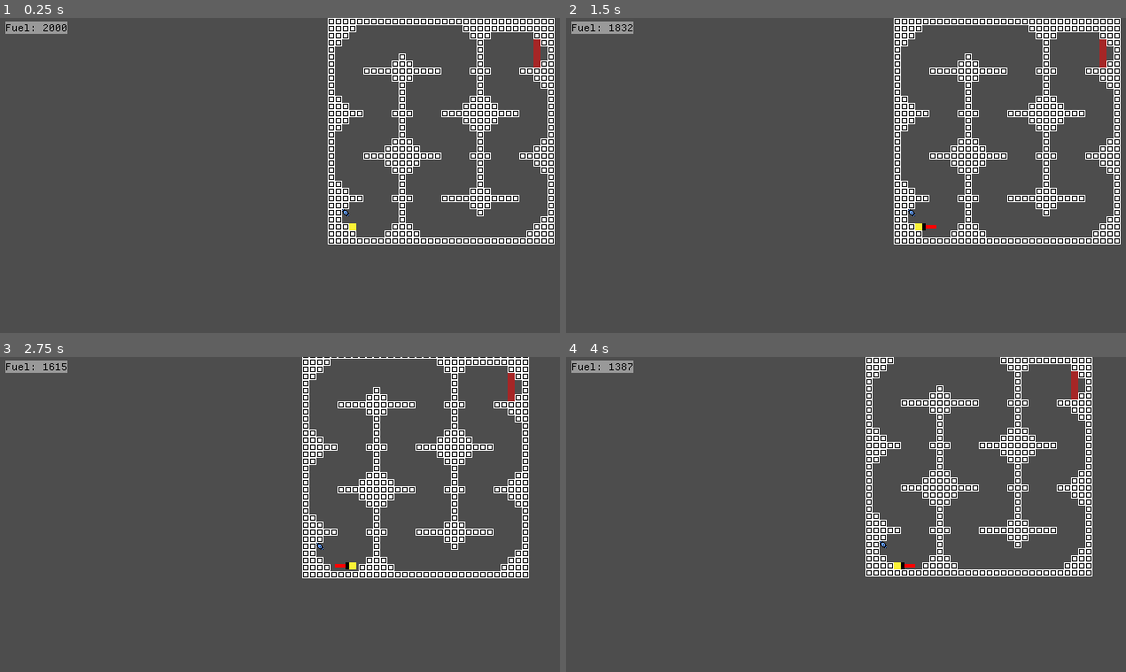
Above: before the commit, frames 1-4 (two rows, left to right).
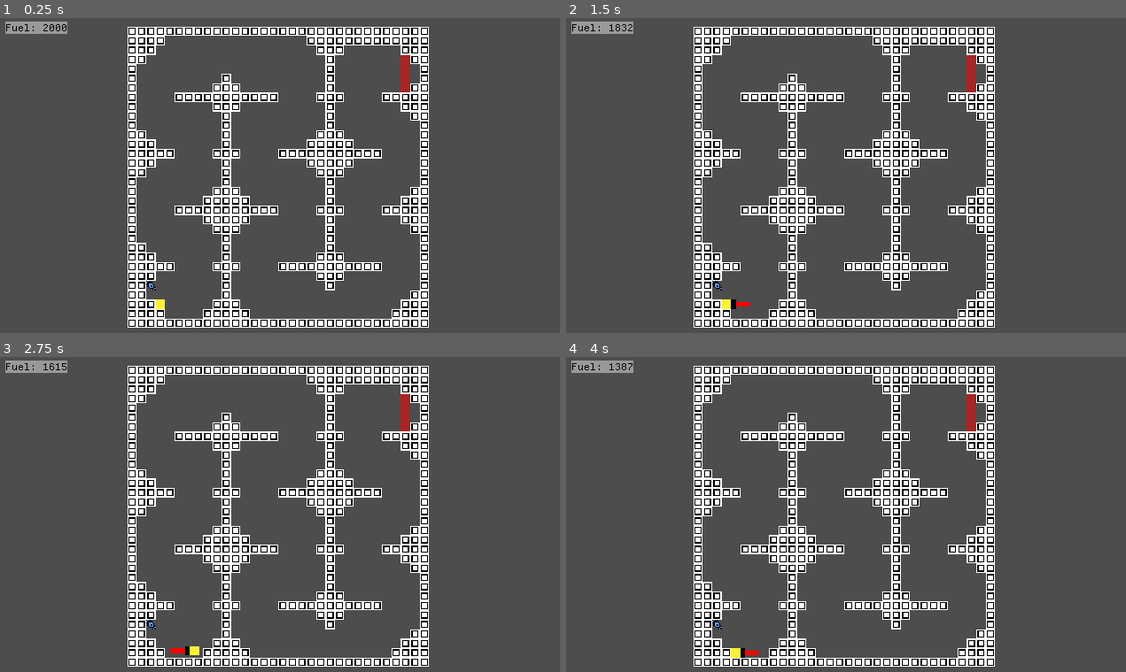
Above: after the commit, the same moments.

Repository: OSGH-web/balloon-movement-demo
Game: Godot game, scene res://levels/level-ben-1-6-snake.tscn
The game is run twice, just before and just after one commit, with the same random seed, the same clock (stepped at 60 frames per second) and the same inputs. This scene is started directly instead of the project's main scene. Sound files missing from this copy of the repository are replaced by a short silence.
Inputs:
- Up to frame 1 (0.25 s): no input
- Up to frame 2 (1.5 s): tap Enter at 0.5 s; hold Right (ui_right) from 0.53 s (still down); tap Up (ui_up) at 0.77 s
- Up to frame 3 (2.75 s): tap Up (ui_up) at 1.52 s; tap Space at 2 s; release Right (ui_right) at 2.03 s; hold Left (ui_left) from 2.03 s (still down)
- Up to frame 4 (4 s): release Left (ui_left) at 2.78 s; hold Right (ui_right) from 2.78 s (still down); tap Up (ui_up) at 3.02, 3.77 s

The runs differ from the first frame. In frame 1, 24% of the frame differs, in the area x 22-100%, y 0-99%; in frame 2, 24%; in frame 3, 25%, in the area x 22-95%, y 0-99%; in frame 4, 25%.

Commit message:
added camera scaling, and static camera options

Diff:
--- a/levels/level-ben-1-2-square.tscn
+++ b/levels/level-ben-1-2-square.tscn
@@ -16,6 +16,8 @@
 floor_constant_speed = true
 safe_margin = 0.001
 tilemaplayer = NodePath("../Terrain")
+camera_scale = Vector2(1.25, 1.25)
+staticCam = true
 
 [node name="Terrain" parent="." instance=ExtResource("3_ko8p3")]
 tile_map_data = PackedByteArray("AAAAAAAAAAADAAQAAAAfAAAAAAADAAQAAAAeAAAAAAADAAQAAAAdAAAAAAADAAQAAAAcAAAAAAADAAQAAAAbAA …(5264 unchanged characters)…
--- a/levels/level-ben-1-6-snake.tscn
+++ b/levels/level-ben-1-6-snake.tscn
@@ -17,7 +17,8 @@
 floor_constant_speed = true
 safe_margin = 0.001
 tilemaplayer = NodePath("../Terrain")
-play_background_music = false
+camera_scale = Vector2(1.33, 1.33)
+staticCam = true
 
 [node name="Terrain" parent="." instance=ExtResource("3_tpi3h")]
 tile_map_data = PackedByteArray("AAAfAAAAAAADAAQAAAAfAAEAAAADAAQAAAAfAAIAAAADAAQAAAAfAAMAAAADAAQAAAAfAAQAAAADAAQAAAAfAA …(5280 unchanged characters)…
--- a/scenes/player/player.gd
+++ b/scenes/player/player.gd
@@ -2,8 +2,10 @@
 extends CharacterBody2D
 
 @export var tilemaplayer: TileMapLayer
-@export var FUEL = 2000;
-@export var play_background_music = false;
+@export var FUEL = 2000
+@export var play_background_music = false
+@export var camera_scale: Vector2 = Vector2(1.0, 1.0)
+@export var staticCam: bool = false
 @onready var timer: Timer = $Timer
 
 const GRAVITY = 120
@@ -13,14 +15,30 @@
 var readyForRestart: bool = false
 
 func _ready():
+	var camera = $Camera
+	camera.zoom = camera_scale
+	$AudioStreamPlayer2D.playing = play_background_music
 	add_to_group("player")
 	var level = get_parent() as Node2D
 	var map_height_px = level.height_in_tiles * tilemaplayer.tile_size.y
 	var map_width_px = level.width_in_tiles * tilemaplayer.tile_size.x
-	$AudioStreamPlayer2D.playing = play_background_music
+
 	var fuel_label = get_tree().get_first_node_in_group("fuel_label")
 	if fuel_label:
 		fuel_label.player = self
+	if staticCam:
+		# Remove the player and reparent to level.
+		camera.get_parent().remove_child(camera)
+		call_deferred("add_camera_to_level", level, camera)
+		# Set position in the center of the level.
+		camera.global_position = Vector2(map_width_px, map_height_px) / 2
+		camera.enabled = true
+		camera.make_current()
+
+# Seperate function bc if we don't wait a frame the call will fail.
+func add_camera_to_level(level: Node2D, camera: Camera2D):
+	level.add_child(camera)
+
 
 func _input(event):
 	if int(FUEL) <= 0:
--- a/scenes/player/player.tscn
+++ b/scenes/player/player.tscn
@@ -93,7 +93,7 @@
 position = Vector2(20, 20)
 shape = SubResource("RectangleShape2D_onrkg")
 
-[node name="Camera2D" type="Camera2D" parent="."]
+[node name="Camera" type="Camera2D" parent="."]
 limit_left = -100000
 limit_top = -100000
 limit_right = 100000
Not shown: 1 places in levels/level-ben-1-2-square.tscn that only renumber resources
Not shown: 1 places in levels/level-ben-1-6-snake.tscn that only renumber resources
